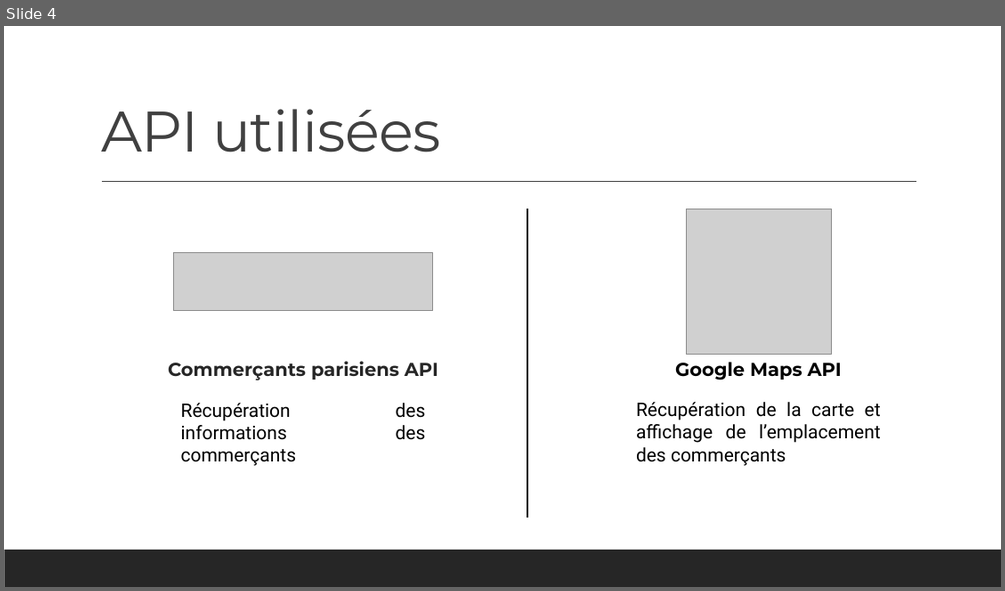
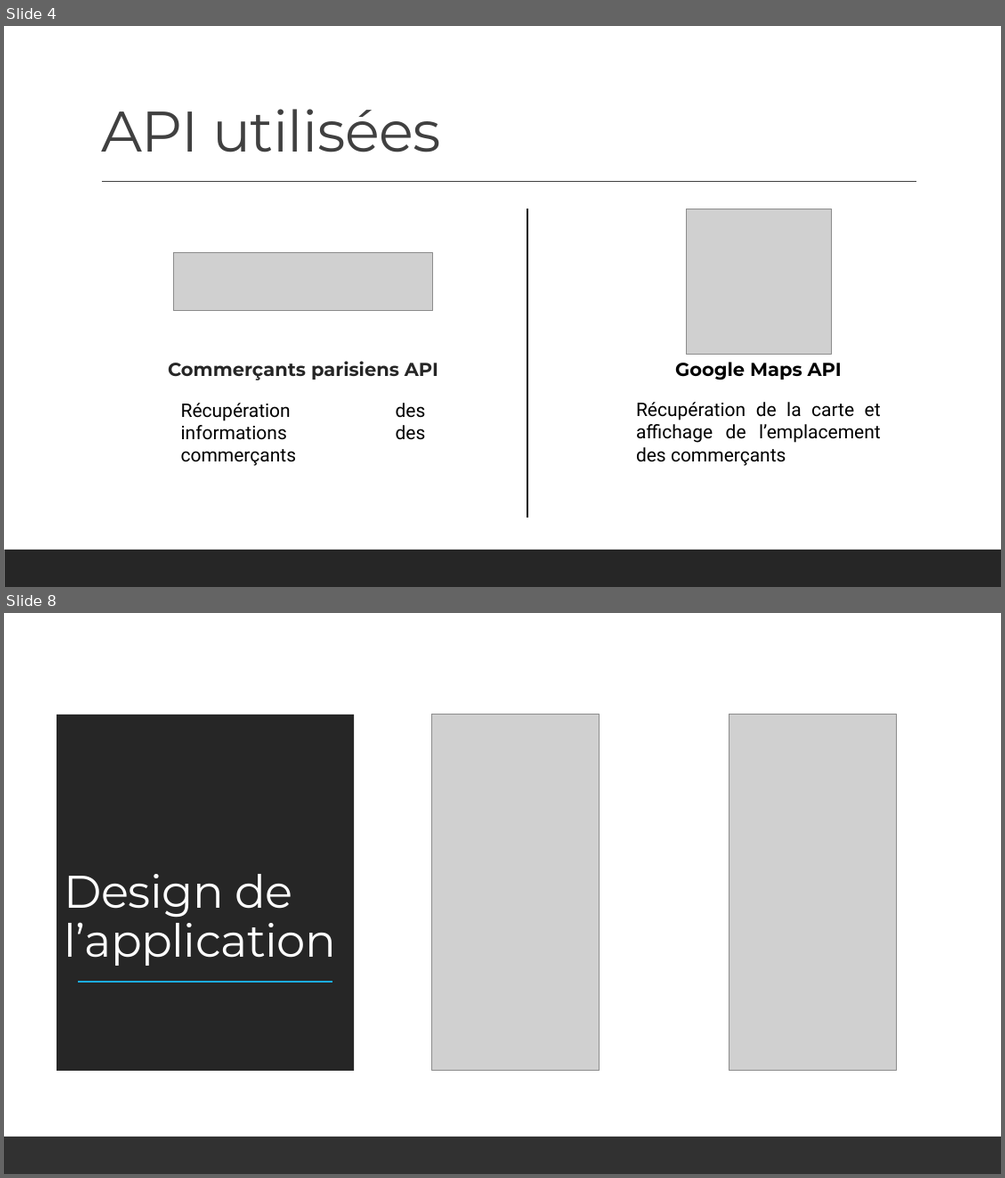
Before and after one commit to DavidMTdev/Mobile-Project, a slide deck: Sycker.pptx. Shown one above the other, each under a label of ours: slide 4 before the commit, slides 4 and 8 after it; the slides between them are not shown. The pictures are 1005x591 and 1005x1178 pixels, drawn with LibreOffice and Linux fonts; fonts in the diff are those of the drawing; grey boxes stand for pictures. Boxes give left, top, right and bottom in pixels: in the first picture for what was removed or moved away, otherwise in the second. Text is boxed around its words. In the diff, an @@ line names an element or a change of style, - is before the commit and + after.

```diff
--- a/Sycker.pptx
+++ b/Sycker.pptx
@@ slide 8 added at (x1=4, y1=613, x2=1001, y2=1174), background #FFFFFF @@
@@ rectangle added at (x1=4, y1=613, x2=1001, y2=1174), fill #FFFFFF @@
@@ rectangle added at (x1=57, y1=714, x2=354, y2=1070), fill #000000 at 85% opacity @@
@@ picture added at (x1=432, y1=714, x2=599, y2=1070) @@
@@ picture added at (x1=729, y1=714, x2=897, y2=1070) @@
@@ title added at (x1=64, y1=874, x2=336, y2=965), 44 pt, text #FFFFFF @@
+Design de l’application
@@ line added from (78, 981) to (332, 981), #1CADE4 1.5 pt @@
@@ rectangle added at (x1=4, y1=1136, x2=1001, y2=1174), fill #262626 @@
@@ rectangle added at (x1=4, y1=1136, x2=1001, y2=1174), fill #262626 at 95% opacity @@
```
Also in this commit, not shown: 1 slide changed, 2 other slides added, 3 other files.
